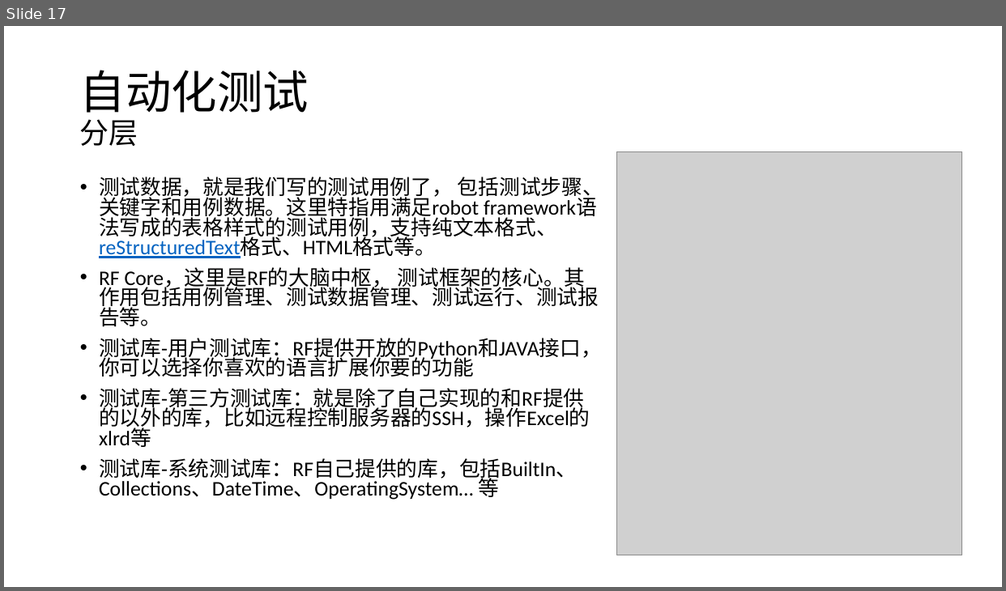
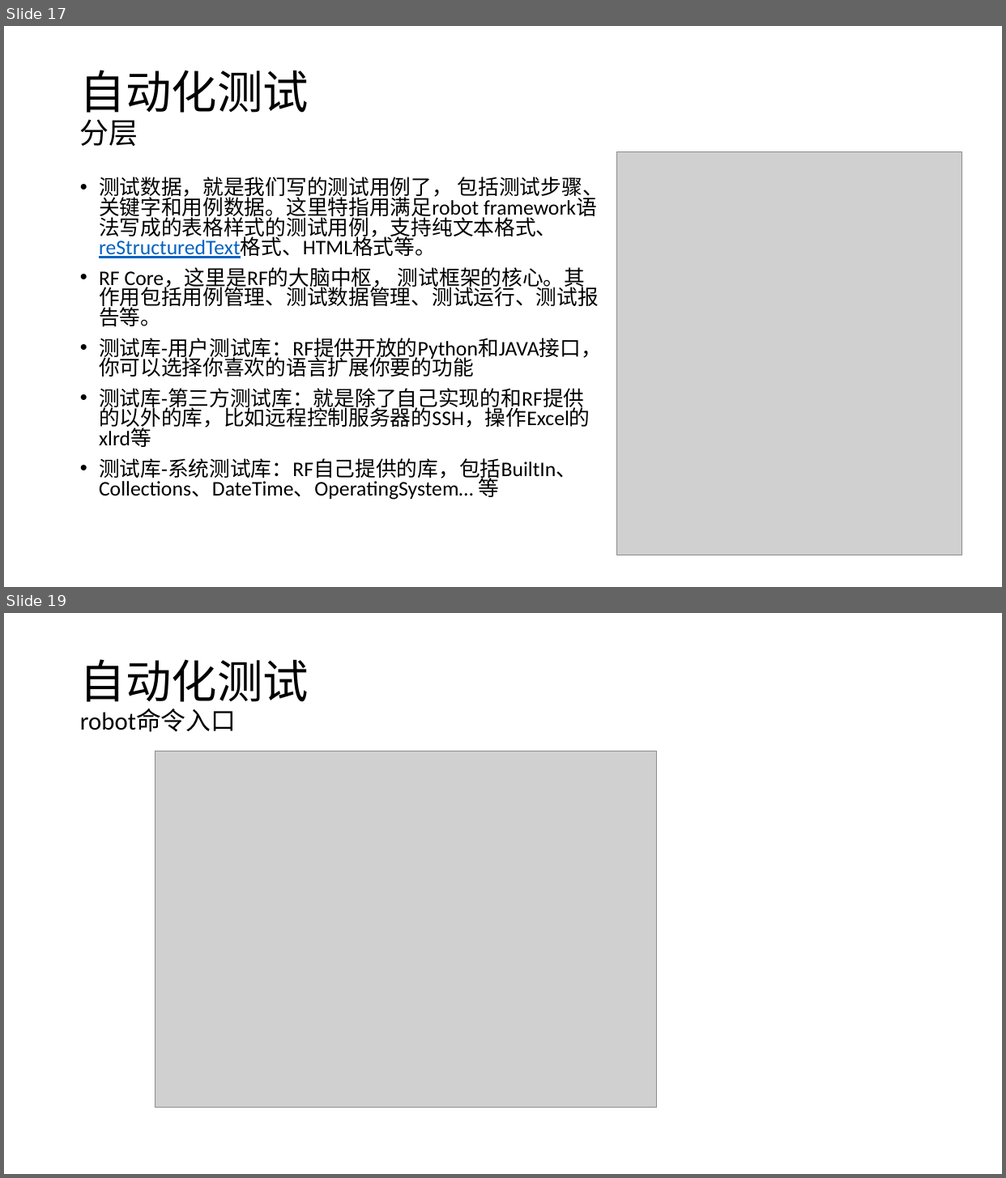
Before and after one commit to gougjp/test_auto, a slide deck: Python和自动化测试.pptx. Shown one above the other, each under a label of ours: slide 17 before the commit, slides 17 and 19 after it; the slides between them are not shown. The pictures are 1006x591 and 1006x1178 pixels, drawn with LibreOffice and Linux fonts; fonts in the diff are those of the drawing; grey boxes stand for pictures. Boxes give left, top, right and bottom in pixels: in the first picture for what was removed or moved away, otherwise in the second. Text is boxed around its words. In the diff, an @@ line names an element or a change of style, - is before the commit and + after.

```diff
--- a/Python和自动化测试.pptx
+++ b/Python和自动化测试.pptx
@@ slide 19 added at <box>4,613,1002,1174</box>, background #FFFFFF @@
@@ title added at <box>80,659,309,732</box>, 24 pt, text #000000 @@
+自动化测试
+robot命令入口
@@ picture added at <box>155,752,657,1108</box> @@
```
Also in this commit, not shown: 1 slide changed, 4 other slides added, 1 other file.
